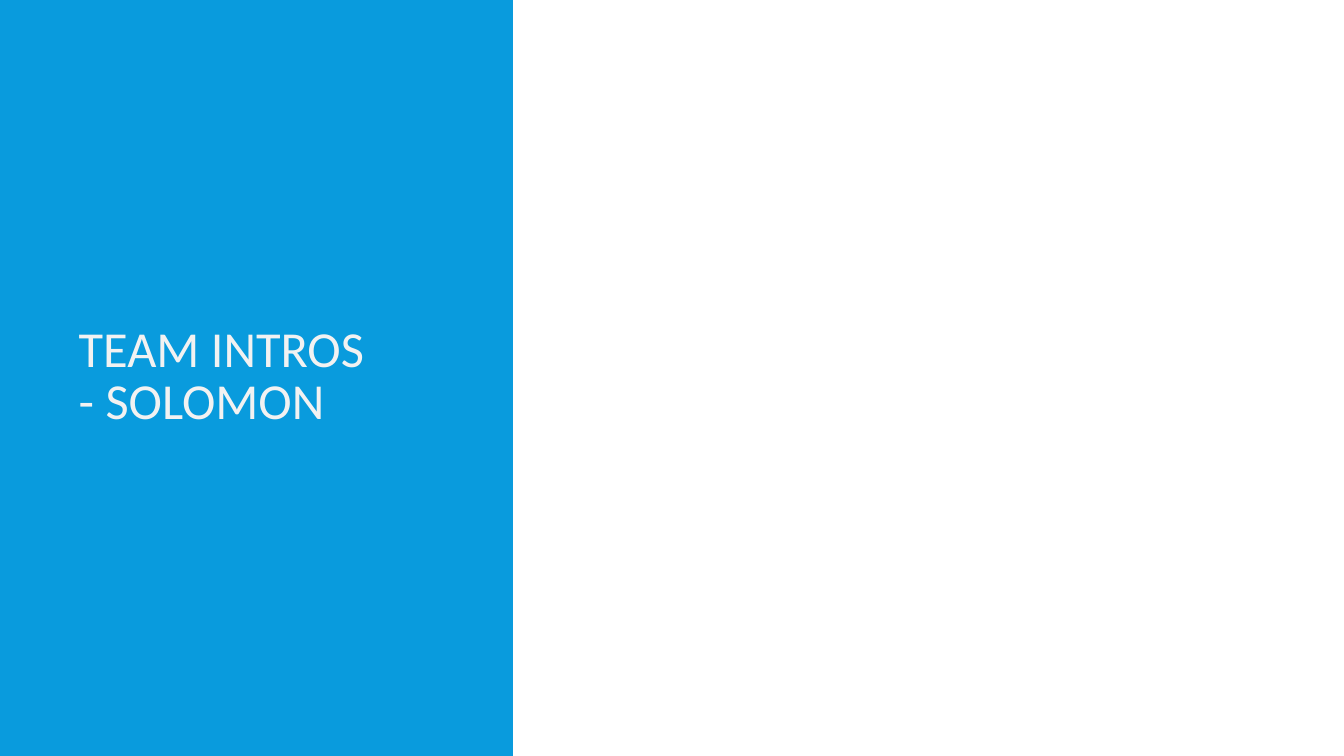
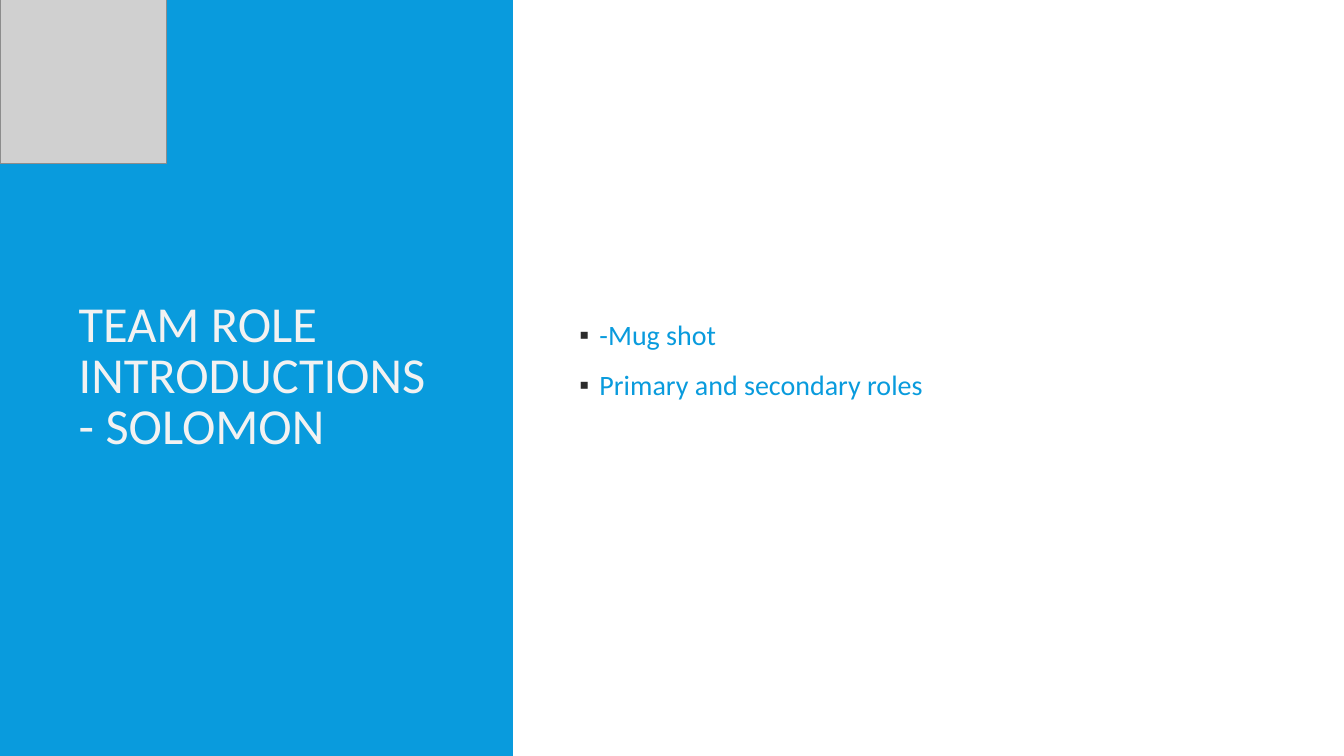
Before and after one commit to bobisapotato/dungeon, a slide deck: slide 5 of Documentation/Team Presentation.pptx. Drawn at 1344x756 pixels with LibreOffice and Linux fonts; fonts in the diff are those of the drawing; grey boxes stand for pictures. Boxes give left, top, right and bottom in pixels: in the first picture for what was removed or moved away, otherwise in the second. Text is boxed around its words. In the diff, an @@ line names an element or a change of style, - is before the commit and + after.

```diff
--- a/Documentation/Team Presentation.pptx
+++ b/Documentation/Team Presentation.pptx
@@ picture added at (x1=0, y1=0, x2=166, y2=163) @@
@@ title at (x1=79, y1=309, x2=425, y2=445): text changed @@
-TEAM INTROS
-- SOLOMON
+TEAM ROLE INTRODUCTIONS
+- SOLOMON
@@ text added at (x1=599, y1=325, x2=922, y2=400), 20 pt, text #099BDD @@
+▪ -Mug shot
+▪ Primary and secondary roles
```
Also in this commit, not shown: 10 other slides changed, 6 slides added, 3 slides removed, 4 other files.
